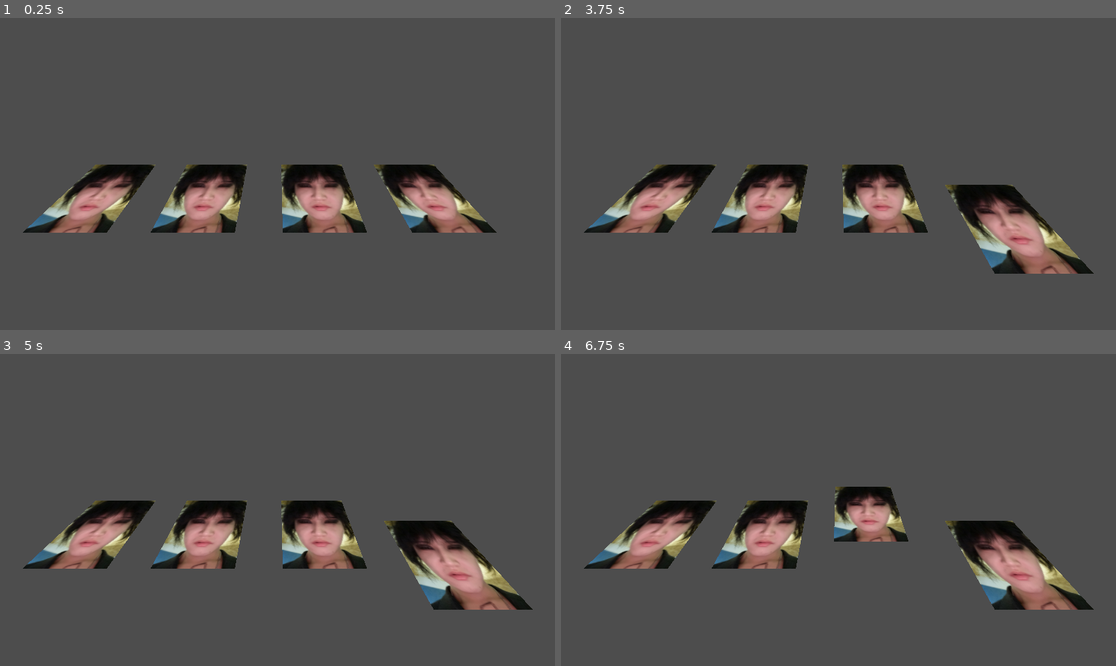
Above: before the commit, frames 1-4 (two rows, left to right).
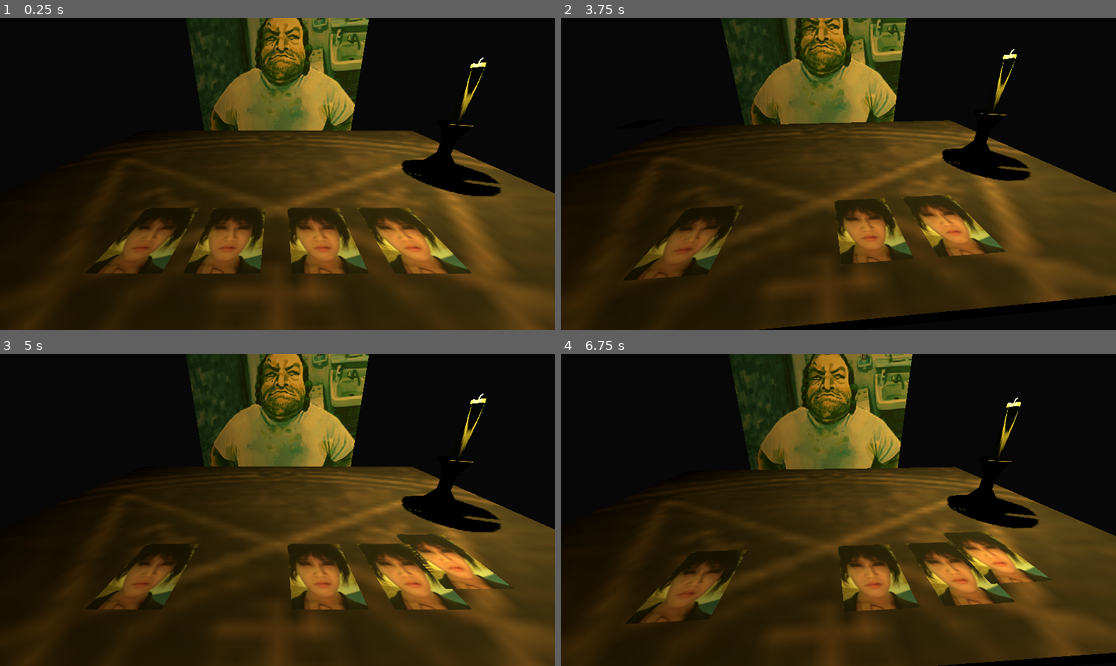
Above: after the commit, the same moments.

Repository: tonyrayf/durak999
Game: Godot game, scene res://scenes/Main3D.tscn
Two runs of this game, one before a commit and one after it. Both use one fixed random seed, a clock stepped at 60 frames per second and the inputs below.
Inputs (mouse positions are in pixels of both pictures, inside the frame that each line leads up to):
- Up to frame 1 (0.25 s): no input
- Up to frame 2 (3.75 s): tap Enter at 0.5, 3.5 s; move the mouse to (960, 158) at 0.52 s; right-click (960, 158) at 0.6 s; click (960, 158) at 0.67 s; drag from (727, 189) to (960, 158) at 1.27 s; tap Space at 2 s; move the mouse to (894, 105) at 2.02 s; right-click (894, 105) at 2.1 s; click (894, 105) at 2.17 s; drag from (810, 236) to (672, 127) at 2.77 s; move the mouse to (1005, 220) at 3.52 s; right-click (1005, 220) at 3.6 s; click (1005, 220) at 3.67 s
- Up to frame 3 (5 s): drag from (111, 463) to (444, 556) at 4.27 s
- Up to frame 4 (6.75 s): tap Space at 5 s; move the mouse to (866, 510) at 5.02 s; right-click (866, 510) at 5.1 s; click (866, 510) at 5.17 s; drag from (755, 432) to (727, 525) at 5.77 s; tap Enter at 6.5 s; move the mouse to (960, 494) at 6.52 s; right-click (960, 494) at 6.6 s; click (960, 494) at 6.67 s

The runs differ from the first frame. In frame 1, 99% of the frame differs, in the area x 0-100%, y 0-100%; in frame 2, 99%; in frame 3, 99%; in frame 4, 99%.

Commit message:
added some models and camera free look

Diff:
--- a/project.godot
+++ b/project.godot
@@ -19,11 +19,21 @@
 
 Global="*uid://b5qo4ierrhrr2"
 
+[display]
+
+window/size/viewport_width=1920
+window/size/viewport_height=1080
+
 [input]
 
 mouse_lb={
 "deadzone": 0.2,
 "events": [Object(InputEventMouseButton,"resource_local_to_scene":false,"resource_name":"","device":-1,"window_id":0,"a …(253 unchanged characters)…
+]
+}
+ui_free_look={
+"deadzone": 0.2,
+"events": [Object(InputEventMouseButton,"resource_local_to_scene":false,"resource_name":"","device":-1,"window_id":0,"alt_pressed":false,"shift_pressed":false,"ctrl_pressed":false,"meta_pressed":false,"button_mask":2,"position":Vector2(79, 25),"global_position":Vector2(88, 73),"factor":1.0,"button_index":2,"canceled":false,"pressed":true,"double_click":false,"script":null)
 ]
 }
 
--- a/scenes/Card.tscn
+++ b/scenes/Card.tscn
@@ -4,18 +4,25 @@
 [ext_resource type="Texture2D" uid="uid://c3f0r3fu807gt" path="res://assets/photo_2026-02-05_21-35-56.jpg" id="1_yiag5"]
 
 [sub_resource type="BoxShape3D" id="BoxShape3D_tgmmg"]
-size = Vector3(1.472, 1.991, 0.143)
+size = Vector3(0.7, 1, 0.01)
+
+[sub_resource type="StandardMaterial3D" id="StandardMaterial3D_tgmmg"]
+albedo_texture = ExtResource("1_yiag5")
+
+[sub_resource type="QuadMesh" id="QuadMesh_4dx8l"]
+material = SubResource("StandardMaterial3D_tgmmg")
+size = Vector2(0.7, 1)
 
 [node name="Card" type="Area3D" unique_id=1076352448]
+transform = Transform3D(2.005, 0, 0, 0, 2.005, 0, 0, 0, 2.005, 0, 0, 0)
 script = ExtResource("1_tgmmg")
 
-[node name="Sprite3D" type="Sprite3D" parent="." unique_id=1827858593]
-transform = Transform3D(-0.16216695, 0, 0, 0, 0.15674181, 0, 0, 0, 1, 0, 0, 0)
-texture = ExtResource("1_yiag5")
+[node name="CollisionShape3D" type="CollisionShape3D" parent="." unique_id=746454981]
+shape = SubResource("BoxShape3D_tgmmg")
 
-[node name="CollisionShape3D" type="CollisionShape3D" parent="." unique_id=746454981]
-transform = Transform3D(1, 0, 0, 0, 1, 0, 0, 0, 1, 0, 0, -0.009)
-shape = SubResource("BoxShape3D_tgmmg")
+[node name="MeshInstance3D" type="MeshInstance3D" parent="." unique_id=1491720755]
+transform = Transform3D(1, 0, 0, 0, 0.99999994, 0, 0, 0, 0.99999994, 0, 0, 0)
+mesh = SubResource("QuadMesh_4dx8l")
 
 [connection signal="area_entered" from="." to="." method="_on_area_entered"]
 [connection signal="area_exited" from="." to="." method="_on_area_exited"]
--- a/scenes/Main3D.tscn
+++ b/scenes/Main3D.tscn
@@ -1,26 +1,84 @@
 [gd_scene format=3 uid="uid://c03y2syu5adi2"]
 
-[ext_resource type="Script" uid="uid://dglpr5yj8btus" path="res://scripts/main_logic.gd" id="1_qhbaj"]
+[ext_resource type="Script" path="res://scripts/main_logic.gd" id="1_qhbaj"]
 [ext_resource type="PackedScene" uid="uid://25m24u1rxsw3" path="res://scenes/Cursor.tscn" id="2_1d72u"]
+[ext_resource type="Script" uid="uid://u76x03s8ovj0" path="res://scenes/main_camera.gd" id="2_f3gxh"]
 [ext_resource type="PackedScene" uid="uid://dt75flq2yfdq0" path="res://scenes/Card.tscn" id="3_qhbaj"]
+[ext_resource type="Texture2D" uid="uid://b4ewwgpc3li15" path="res://assets/стол_шакал.png" id="5_1iatr"]
+[ext_resource type="Texture2D" uid="uid://j7m3pwxlt4vb" path="res://assets/Снимок экрана 2026-04-28 191355.png" id="6_c0t86"]
+[ext_resource type="PackedScene" uid="uid://dsb73lcqsccmv" path="res://assets/candle.glb" id="7_veire"]
+
+[sub_resource type="StandardMaterial3D" id="StandardMaterial3D_c0t86"]
+albedo_texture = ExtResource("5_1iatr")
+
+[sub_resource type="BoxMesh" id="BoxMesh_qhbaj"]
+material = SubResource("StandardMaterial3D_c0t86")
+size = Vector3(16.9, 0.285, 11.135)
+
+[sub_resource type="Environment" id="Environment_qhbaj"]
+background_mode = 1
+background_color = Color(0.029506557, 0.029506557, 0.029506557, 1)
 
 [node name="Main3d" type="Node3D" unique_id=729936244]
 script = ExtResource("1_qhbaj")
 
 [node name="Camera3D" type="Camera3D" parent="." unique_id=426218461]
-transform = Transform3D(1, 0, 0, 0, 0.7519779, 0.6591884, 0, -0.6591884, 0.7519779, 0, 3.2862797, 2.937605)
+transform = Transform3D(1, 0, 0, 0, 0.8931203, 0.44981784, 0, -0.44981784, 0.8931203, 0, 3.2862797, 3.3154807)
+script = ExtResource("2_f3gxh")
 
 [node name="Cursor" parent="." unique_id=668848757 instance=ExtResource("2_1d72u")]
 position = Vector2(576, 332)
 
 [node name="Card" parent="." unique_id=1076352448 instance=ExtResource("3_qhbaj")]
-transform = Transform3D(1, 0, 0, 0, -4.371139e-08, 1, 0, -1, -4.371139e-08, -3.929924, 0, -0.17644143)
+transform = Transform3D(2, 0, 0, 0, -8.742278e-08, 2, 0, -2, -8.742278e-08, -2.814694, 0.0007146597, -0.17644143)
 
 [node name="Card2" parent="." unique_id=1960996706 instance=ExtResource("3_qhbaj")]
-transform = Transform3D(1, 0, 0, 0, -4.371139e-08, 1, 0, -1, -4.371139e-08, -1.56515, 0, -0.17644143)
+transform = Transform3D(2, 0, 0, 0, -8.742278e-08, 2, 0, -2, -8.742278e-08, -1.0163474, 0, -0.17644143)
 
 [node name="Card3" parent="." unique_id=1821635361 instance=ExtResource("3_qhbaj")]
-transform = Transform3D(1, 0, 0, 0, -4.371139e-08, 1, 0, -1, -4.371139e-08, 0.87537503, 0, -0.17644143)
+transform = Transform3D(2, 0, 0, 0, -8.742278e-08, 2, 0, -2, -8.742278e-08, 0.9666822, 0, -0.17644143)
 
 [node name="Card4" parent="." unique_id=100137817 instance=ExtResource("3_qhbaj")]
-transform = Transform3D(1, 0, 0, 0, -4.371139e-08, 1, 0, -1, -4.371139e-08, 3.2649558, 0, -0.17644143)
+transform = Transform3D(2, 0, 0, 0, -8.742278e-08, 2, 0, -2, -8.742278e-08, 2.8479621, 0, -0.17644143)
+
+[node name="MeshInstance3D" type="MeshInstance3D" parent="." unique_id=643304323]
+transform = Transform3D(1, 0, 0, 0, 1, 0, 0, 0, 1, 0, -0.1716361, -3.8096373)
+mesh = SubResource("BoxMesh_qhbaj")
+
+[node name="WorldEnvironment" type="WorldEnvironment" parent="." unique_id=485070084]
+environment = SubResource("Environment_qhbaj")
+
+[node name="SpotLight3D" type="SpotLight3D" parent="." unique_id=1054341779]
+transform = Transform3D(1, 0, 0, 0, -4.371139e-08, 1, 0, -1, -4.371139e-08, -0.025737762, 7.567767, -3.6939588)
+visible = false
+light_color = Color(0.9999997, 0.87985057, 0.6483329, 1)
+light_energy = 16.0
+spot_range = 28.463097
+spot_angle = 41.460617
+
+[node name="Sprite3D" type="Sprite3D" parent="." unique_id=741488087]
+transform = Transform3D(2.3122613, 0, 0, 0, 2.352003, 0, 0, 0, 1, 0, 2.392859, -10.330587)
+shaded = true
+texture = ExtResource("6_c0t86")
+
+[node name="candle" parent="." unique_id=1765027697 instance=ExtResource("7_veire")]
+transform = Transform3D(0.515, 0, 0, 0, 0.515, 0, 0, 0, 0.515, 5.9210253, 0.02772379, -3.482665)
+
+[node name="OmniLight3D" type="OmniLight3D" parent="candle" unique_id=562023301]
+transform = Transform3D(1.9417477, 0, 0, 0, 1.9417477, 0, 0, 0, 1.9417477, -0.0493021, 7.5544186, -0.03392601)
+light_color = Color(0.8425544, 0.7273927, 0.29779834, 1)
+light_energy = 16.0
+light_size = 1.0
+shadow_enabled = true
+omni_range = 17.162016
+
+[node name="candle2" parent="." unique_id=1270197863 instance=ExtResource("7_veire")]
+transform = Transform3D(0.515, 0, 0, 0, 0.515, 0, 0, 0, 0.515, 2.8820949, 0.02772379, -3.553752)
+visible = false
+
+[node name="OmniLight3D" type="OmniLight3D" parent="candle2" unique_id=220364571]
+transform = Transform3D(1.9417477, 0, 0, 0, 1.9417477, 0, 0, 0, 1.9417477, 0.059253693, 7.5544186, -0.033926487)
+light_color = Color(0.8425544, 0.7273927, 0.29779834, 1)
+light_energy = 16.0
+light_size = 1.0
+omni_range = 11.493322
--- /dev/null
+++ b/scenes/main_camera.gd
@@ -0,0 +1,51 @@
+extends Camera3D
+
+
+@export var free_look : bool = false
+@export var sensitivity : float = 0.005
+@export var max_tilt : Vector2 = Vector2(40, 50)        # в градусах
+
+@onready var start_rotation = rotation
+
+
+func toggle_free_look(active : bool = not free_look) -> void:
+	free_look = active
+	Input.set_mouse_mode(Input.MOUSE_MODE_HIDDEN if active else Input.MOUSE_MODE_VISIBLE)
+
+	if not active:
+		# Плавный переход до начального rotation
+		var tween = create_tween()
+
+		tween.set_trans(Tween.TRANS_SINE)
+		tween.set_ease(Tween.EASE_IN_OUT)
+
+		tween.tween_property(self, "rotation", start_rotation, 0.5)
+
+
+func _ready() -> void:
+	max_tilt.x = deg_to_rad(max_tilt.x)
+	max_tilt.y = deg_to_rad(max_tilt.y)
+
+	toggle_free_look(free_look)
+
+
+func _process(_delta):
+	if Input.is_action_just_pressed("ui_free_look"):
+		toggle_free_look(true)
+	elif Input.is_action_just_released("ui_free_look"):
+		toggle_free_look(false)
+
+	if not free_look:
+		return
+
+	var viewport_size = get_viewport().get_visible_rect().size
+	var mouse_pos = get_viewport().get_mouse_position()
+
+	# Вычисляем отклонение от центра (от -0.5 до 0.5)
+	var offset = (mouse_pos / viewport_size) - Vector2(0.5, 0.5)
+
+	var target_rotation = start_rotation
+	target_rotation.x -= offset.y * max_tilt.x
+	target_rotation.y -= offset.x * max_tilt.y
+
+	rotation = rotation.lerp(target_rotation, 0.1)
Binary file added: assets/candle.glb
Not shown, added: assets/candle.glb.import
Binary file added: assets/Снимок экрана 2026-04-28 191355.png
Not shown, added: assets/Снимок экрана 2026-04-28 191355.png.import
Binary file added: assets/стол_шакал.png
Not shown, added: assets/стол_шакал.png.import
Not shown, added: scenes/main_camera.gd.uid
